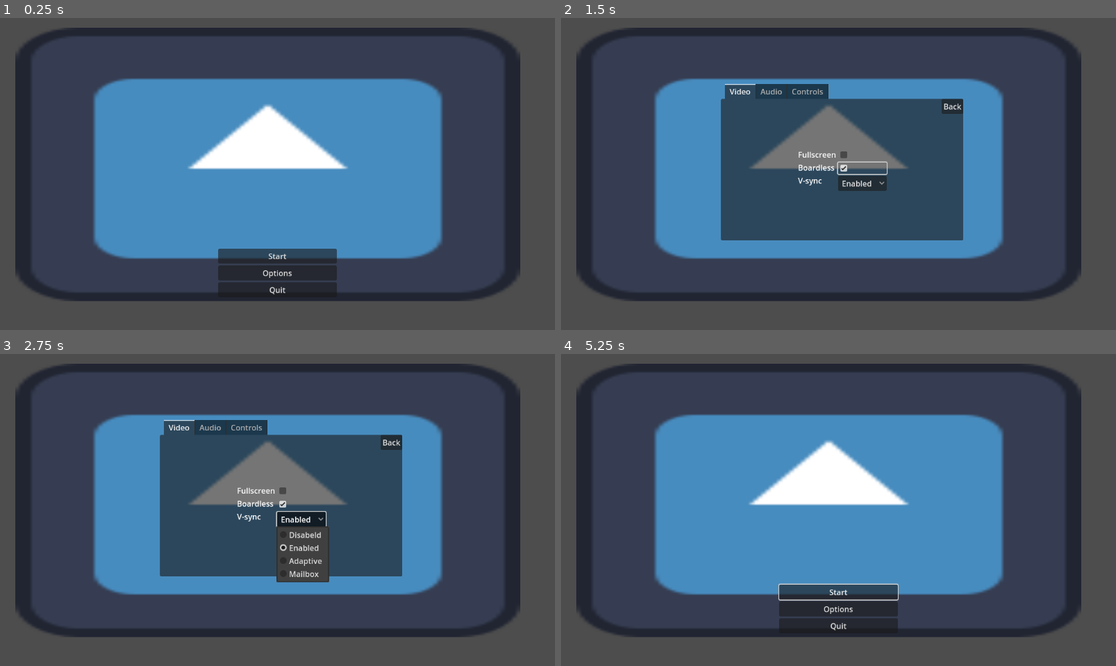
Above: before the commit, frames 1-4 (two rows, left to right).
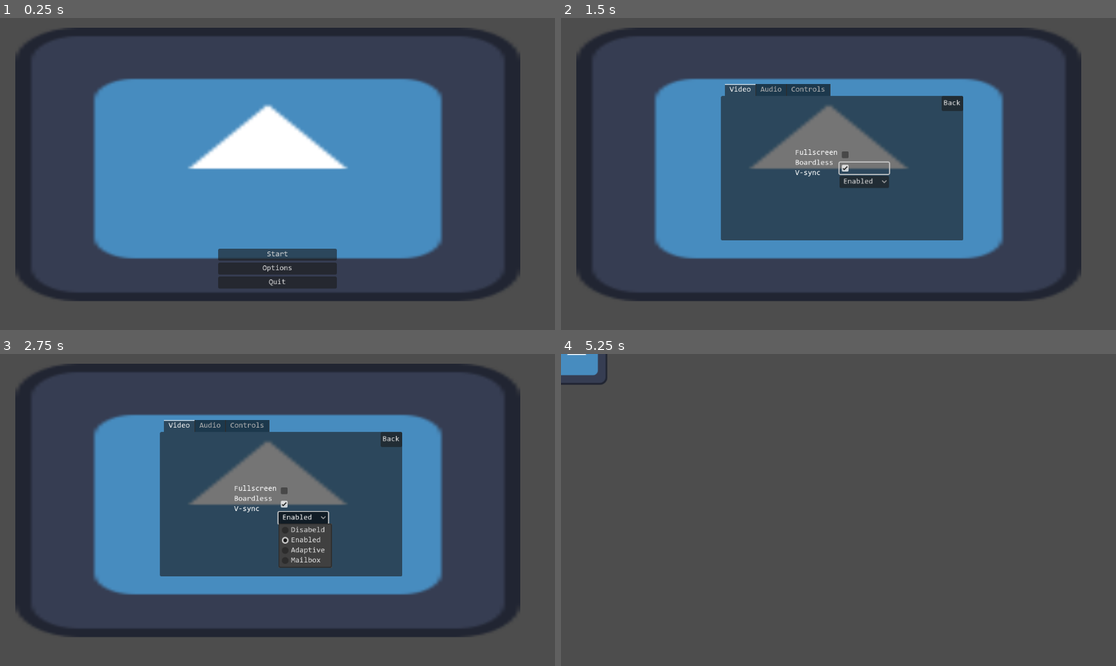
Above: after the commit, the same moments.

Repository: YogiWiguna/Main_Menu-14-1-2024-
Game: Godot game, scene res://scenes/Main Menu/main_menu.tscn
Same seed, same stepped clock (60 frames per second), same inputs: the game is played once before the commit and once after it. Before the commit the project has no main scene; this scene is started directly in both runs. The engine's default icon, where the game draws it, is replaced by a stand-in: a white triangle on a blue panel in a dark square.
Inputs (mouse positions are in pixels of both pictures, inside the frame that each line leads up to; where the layout moved, square brackets give the same spot in the first picture):
- Up to frame 1 (0.25 s): no input
- Up to frame 2 (1.5 s): click "Options" at 0.5 s; click (866, 167) [860, 167] at 1.25 s
- Up to frame 3 (2.75 s): click "Enabled" at 2 s
- Up to frame 4 (5.25 s): click "Back" at 2.75 s; click "Start" at 3.5 s; click (838, 591) at 4.25 s, where only the run before the commit has a clickable "Start"; tap Enter at 5 s; move the mouse to (960, 494) at 5.02 s; hold D (move_right) from 5.03 s (still down); click (960, 494) at 5.1 s

The runs differ from the first frame. In frame 1, 0.9% of the frame differs, in the area x 39-61%, y 74-89%; in frame 2, 1.2%; in frame 3, 2.1%; in frame 4, 49%, in the area x 0-94%, y 0-91%.

Commit message:
Error in arrow key and back to pause menu

Diff:
--- a/project.godot
+++ b/project.godot
@@ -11,6 +11,7 @@
 [application]
 
 config/name="Main Menu (16BitDev)"
+run/main_scene="res://scenes/Main Menu/main_menu.tscn"
 config/features=PackedStringArray("4.2", "GL Compatibility")
 config/icon="res://icon.svg"
 
--- a/scenes/Action Button/input_button.tscn
+++ b/scenes/Action Button/input_button.tscn
@@ -1,4 +1,6 @@
-[gd_scene load_steps=4 format=3 uid="uid://rjqb5h7lykod"]
+[gd_scene load_steps=5 format=3 uid="uid://rjqb5h7lykod"]
+
+[ext_resource type="Theme" uid="uid://cwnrmxn0gcsms" path="res://scenes/default_theme.tres" id="1_mcr11"]
 
 [sub_resource type="StyleBoxFlat" id="StyleBoxFlat_ujwp0"]
 bg_color = Color(0, 0, 0, 0.392157)
@@ -15,6 +17,7 @@
 offset_bottom = 8.0
 grow_horizontal = 2
 focus_mode = 0
+theme = ExtResource("1_mcr11")
 theme_override_styles/normal = SubResource("StyleBoxFlat_ujwp0")
 theme_override_styles/hover = SubResource("StyleBoxFlat_2s1pq")
 theme_override_styles/pressed = SubResource("StyleBoxFlat_2s1pq")
--- /dev/null
+++ b/scenes/Levels/level.gd
@@ -0,0 +1,8 @@
+extends Node2D
+
+@onready var settings = $Settings
+
+var setting = true
+# Called when the node enters the scene tree for the first time.
+func _ready():
+	pass # Replace with function body.
--- /dev/null
+++ b/scenes/Levels/level.tscn
@@ -0,0 +1,33 @@
+[gd_scene load_steps=4 format=3 uid="uid://bpkndc3tjtaa5"]
+
+[ext_resource type="PackedScene" uid="uid://dacicae3715us" path="res://scenes/Player/player.tscn" id="1_25mqu"]
+[ext_resource type="PackedScene" uid="uid://ch3s87qxbxmu7" path="res://scenes/Settings/settings.tscn" id="3_ci515"]
+[ext_resource type="PackedScene" uid="uid://c3xk1whxa6ux6" path="res://scenes/Pause Menu/pause_menu.tscn" id="4_tkd0o"]
+
+[node name="Level" type="Node2D"]
+
+[node name="Player" parent="." instance=ExtResource("1_25mqu")]
+
+[node name="CanvasLayer" type="CanvasLayer" parent="."]
+
+[node name="PauseMenu" parent="CanvasLayer" instance=ExtResource("4_tkd0o")]
+visible = false
+
+[node name="CanvasLayer2" type="CanvasLayer" parent="."]
+layer = 2
+
+[node name="ColorRect" type="ColorRect" parent="CanvasLayer2"]
+visible = false
+self_modulate = Color(0.141176, 0.141176, 0.141176, 0.686275)
+anchors_preset = 15
+anchor_right = 1.0
+anchor_bottom = 1.0
+grow_horizontal = 2
+grow_vertical = 2
+
+[node name="Settings" parent="CanvasLayer2" instance=ExtResource("3_ci515")]
+visible = false
+offset_left = 328.0
+offset_top = 145.0
+offset_right = -321.0
+offset_bottom = -178.0
--- a/scenes/Main Menu/back_button.gd
+++ b/scenes/Main Menu/back_button.gd
@@ -1,9 +1,9 @@
 extends Button
 
-@onready var main_menu = %MainMenu
-@onready var settings = %Settings
+@onready var settings = $"../.."
+@onready var main_menu = get_node("/root/MainMenu/UI/MainMenu")
 
 
 func _on_pressed():
+	settings.hide()
 	main_menu.show()
-	settings.hide()
--- a/scenes/Main Menu/main_menu.tscn
+++ b/scenes/Main Menu/main_menu.tscn
@@ -1,19 +1,18 @@
-[gd_scene load_steps=9 format=3 uid="uid://dceb3dbdyfwg6"]
+[gd_scene load_steps=7 format=3 uid="uid://dceb3dbdyfwg6"]
 
 [ext_resource type="Texture2D" uid="uid://smk38dactbt" path="res://icon.svg" id="1_5spkm"]
 [ext_resource type="Script" path="res://scenes/Main Menu/options.gd" id="1_deqxt"]
-[ext_resource type="Script" path="res://scenes/Main Menu/video.gd" id="1_e7vy3"]
 [ext_resource type="Script" path="res://scenes/Main Menu/quit.gd" id="2_honwf"]
-[ext_resource type="Script" path="res://scenes/Main Menu/audio.gd" id="2_t683w"]
-[ext_resource type="Script" path="res://scenes/Main Menu/back_button.gd" id="3_2ed11"]
-[ext_resource type="Script" path="res://scenes/Main Menu/controls.gd" id="7_1hxbg"]
-[ext_resource type="PackedScene" uid="uid://rjqb5h7lykod" path="res://scenes/Action Button/input_button.tscn" id="9_a2rwk"]
+[ext_resource type="Theme" uid="uid://cwnrmxn0gcsms" path="res://scenes/default_theme.tres" id="2_hxu5t"]
+[ext_resource type="Script" path="res://scenes/Main Menu/start.gd" id="2_m43ss"]
+[ext_resource type="PackedScene" uid="uid://ch3s87qxbxmu7" path="res://scenes/Settings/settings.tscn" id="5_x8n4f"]
 
-[node name="Main Menu" type="Node2D"]
+[node name="MainMenu" type="Node2D"]
+process_mode = 3
 
 [node name="UI" type="CanvasLayer" parent="."]
 
-[node name="VBoxContainer" type="VBoxContainer" parent="UI"]
+[node name="Background" type="VBoxContainer" parent="UI"]
 anchors_preset = 8
 anchor_left = 0.5
 anchor_top = 0.5
@@ -26,7 +25,7 @@
 grow_horizontal = 2
 grow_vertical = 2
 
-[node name="Background" type="Sprite2D" parent="UI/VBoxContainer"]
+[node name="Background" type="Sprite2D" parent="UI/Background"]
 scale = Vector2(8.1875, 4.4375)
 texture = ExtResource("1_5spkm")
 
@@ -43,10 +42,12 @@
 offset_bottom = -68.0
 grow_horizontal = 2
 grow_vertical = 0
+theme = ExtResource("2_hxu5t")
 
 [node name="Start" type="Button" parent="UI/MainMenu"]
 layout_mode = 2
 text = "Start"
+script = ExtResource("2_m43ss")
 
 [node name="Options" type="Button" parent="UI/MainMenu"]
 layout_mode = 2
@@ -58,231 +59,10 @@
 text = "Quit"
 script = ExtResource("2_honwf")
 
-[node name="Settings" type="TabContainer" parent="UI"]
+[node name="Settings" parent="UI" instance=ExtResource("5_x8n4f")]
 unique_name_in_owner = true
 visible = false
-anchors_preset = 15
-anchor_right = 1.0
-anchor_bottom = 1.0
-offset_left = 332.0
-offset_top = 137.0
-offset_right = -317.0
-offset_bottom = -186.0
-grow_horizontal = 2
-grow_vertical = 2
 
-[node name="Video" type="TabBar" parent="UI/Settings"]
-layout_mode = 2
-script = ExtResource("1_e7vy3")
-
-[node name="HBoxContainer" type="HBoxContainer" parent="UI/Settings/Video"]
-layout_mode = 1
-anchors_preset = 8
-anchor_left = 0.5
-anchor_top = 0.5
-anchor_right = 0.5
-anchor_bottom = 0.5
-offset_left = -20.0
-offset_top = -20.0
-offset_right = 20.0
-offset_bottom = 20.0
-grow_horizontal = 2
-grow_vertical = 2
-
-[node name="VBoxContainer" type="VBoxContainer" parent="UI/Settings/Video/HBoxContainer"]
-layout_mode = 2
-
-[node name="Fullscreen" type="Label" parent="UI/Settings/Video/HBoxContainer/VBoxContainer"]
-layout_mode = 2
-text = "Fullscreen"
-
-[node name="Borderless" type="Label" parent="UI/Settings/Video/HBoxContainer/VBoxContainer"]
-layout_mode = 2
-text = "Boardless"
-
-[node name="Vsync" type="Label" parent="UI/Settings/Video/HBoxContainer/VBoxContainer"]
-layout_mode = 2
-text = "V-sync"
-
-[node name="VBoxContainer2" type="VBoxContainer" parent="UI/Settings/Video/HBoxContainer"]
-layout_mode = 2
-
-[node name="Fullscreen" type="CheckBox" parent="UI/Settings/Video/HBoxContainer/VBoxContainer2"]
-unique_name_in_owner = true
-layout_mode = 2
-
-[node name="Borderless" type="CheckBox" parent="UI/Settings/Video/HBoxContainer/VBoxContainer2"]
-unique_name_in_owner = true
-layout_mode = 2
-
-[node name="Vsync" type="OptionButton" parent="UI/Settings/Video/HBoxContainer/VBoxContainer2"]
-unique_name_in_owner = true
-layout_mode = 2
-item_count = 4
-selected = 1
-popup/item_0/text = "Disabeld"
-popup/item_0/id = 0
-popup/item_1/text = "Enabled"
-popup/item_1/id = 1
-popup/item_2/text = "Adaptive"
-popup/item_2/id = 2
-popup/item_3/text = "Mailbox"
-popup/item_3/id = 3
-
-[node name="BackButton" type="Button" parent="UI/Settings/Video"]
-layout_mode = 1
-anchors_preset = 1
-anchor_left = 1.0
-anchor_right = 1.0
-offset_left = -45.0
-offset_bottom = 31.0
-grow_horizontal = 0
-text = "Back"
-script = ExtResource("3_2ed11")
-
-[node name="Audio" type="TabBar" parent="UI/Settings"]
-visible = false
-layout_mode = 2
-script = ExtResource("2_t683w")
-
-[node name="HBoxContainer" type="HBoxContainer" parent="UI/Settings/Audio"]
-layout_mode = 1
-anchors_preset = 8
-anchor_left = 0.5
-anchor_top = 0.5
-anchor_right = 0.5
-anchor_bottom = 0.5
-offset_left = -27.5
-offset_top = -43.0
-offset_right = 27.5
-offset_bottom = 43.0
-grow_horizontal = 2
-grow_vertical = 2
-
-[node name="VBoxContainer" type="VBoxContainer" parent="UI/Settings/Audio/HBoxContainer"]
-layout_mode = 2
-
-[node name="Master" type="Label" parent="UI/Settings/Audio/HBoxContainer/VBoxContainer"]
-layout_mode = 2
-text = "Master"
-
-[node name="Musci" type="Label" parent="UI/Settings/Audio/HBoxContainer/VBoxContainer"]
-layout_mode = 2
-text = "Music"
-
-[node name="SFX" type="Label" parent="UI/Settings/Audio/HBoxContainer/VBoxContainer"]
-layout_mode = 2
-text = "SFX"
-
-[node name="VBoxContainer2" type="VBoxContainer" parent="UI/Settings/Audio/HBoxContainer"]
-custom_minimum_size = Vector2(100, 0)
-layout_mode = 2
-
-[node name="Master" type="HSlider" parent="UI/Settings/Audio/HBoxContainer/VBoxContainer2"]
-unique_name_in_owner = true
-layout_mode = 2
-size_flags_vertical = 6
-max_value = 1.0
-step = 0.05
-
-[node name="Music" type="HSlider" parent="UI/Settings/Audio/HBoxContainer/VBoxContainer2"]
-unique_name_in_owner = true
-layout_mode = 2
-size_flags_vertical = 6
-max_value = 1.0
-step = 0.05
-
-[node name="SFX" type="HSlider" parent="UI/Settings/Audio/HBoxContainer/VBoxContainer2"]
-unique_name_in_owner = true
-layout_mode = 2
-size_flags_vertical = 6
-max_value = 1.0
-step = 0.05
-
-[node name="BackButton" type="Button" parent="UI/Settings/Audio"]
-layout_mode = 1
-anchors_preset = 1
-anchor_left = 1.0
-anchor_right = 1.0
-offset_left = -45.0
-offset_bottom = 31.0
-grow_horizontal = 0
-text = "Back"
-script = ExtResource("3_2ed11")
-
-[node name="Controls" type="TabBar" parent="UI/Settings"]
-visible = false
-layout_mode = 2
-script = ExtResource("7_1hxbg")
-
-[node name="Control" type="Control" parent="UI/Settings/Controls"]
-layout_mode = 1
-anchors_preset = 15
-anchor_right = 1.0
-anchor_bottom = 1.0
-grow_horizontal = 2
-grow_vertical = 2
-
-[node name="PanelContainer" type="PanelContainer" parent="UI/Settings/Controls/Control"]
-self_modulate = Color(1, 1, 1, 0.631373)
-layout_mode = 1
-anchors_preset = 8
-anchor_left = 0.5
-anchor_top = 0.5
-anchor_right = 0.5
-anchor_bottom = 0.5
-offset_left = -209.0
-offset_top = -130.0
-offset_right = 209.0
-offset_bottom = 130.0
-grow_horizontal = 2
-grow_vertical = 2
-
-[node name="MarginContainer" type="MarginContainer" parent="UI/Settings/Controls/Control/PanelContainer"]
-layout_mode = 2
-theme_override_constants/margin_left = 8
-theme_override_constants/margin_top = 8
-theme_override_constants/margin_right = 8
-theme_override_constants/margin_bottom = 8
-
-[node name="VBoxContainer" type="VBoxContainer" parent="UI/Settings/Controls/Control/PanelContainer/MarginContainer"]
-layout_mode = 2
-
-[node name="ScrollContainer" type="ScrollContainer" parent="UI/Settings/Controls/Control/PanelContainer/MarginContainer/VBoxContainer"]
-layout_mode = 2
-size_flags_vertical = 3
-
-[node name="ActionList" type="VBoxContainer" parent="UI/Settings/Controls/Control/PanelContainer/MarginContainer/VBoxContainer/ScrollContainer"]
-layout_mode = 2
-size_flags_horizontal = 3
-
-[node name="InputButton" parent="UI/Settings/Controls/Control/PanelContainer/MarginContainer/VBoxContainer/ScrollContainer/ActionList" instance=ExtResource("9_a2rwk")]
-layout_mode = 2
-
-[node name="ResetButton" type="Button" parent="UI/Settings/Controls/Control/PanelContainer/MarginContainer/VBoxContainer"]
-layout_mode = 2
-text = "Reset Button"
-
-[node name="BackButton" type="Button" parent="UI/Settings/Controls"]
-layout_mode = 1
-anchors_preset = 1
-anchor_left = 1.0
-anchor_right = 1.0
-offset_left = -45.0
-offset_bottom = 31.0
-grow_horizontal = 0
-text = "Back"
-script = ExtResource("3_2ed11")
-
+[connection signal="pressed" from="UI/MainMenu/Start" to="UI/MainMenu/Start" method="_on_pressed"]
 [connection signal="pressed" from="UI/MainMenu/Options" to="UI/MainMenu/Options" method="_on_pressed"]
 [connection signal="pressed" from="UI/MainMenu/Quit" to="UI/MainMenu/Quit" method="_on_pressed"]
-[connection signal="toggled" from="UI/Settings/Video/HBoxContainer/VBoxContainer2/Fullscreen" to="UI/Settings/Video" method="_on_fullscreen_toggled"]
-[connection signal="toggled" from="UI/Settings/Video/HBoxContainer/VBoxContainer2/Borderless" to="UI/Settings/Video" method="_on_borderless_toggled"]
-[connection signal="item_selected" from="UI/Settings/Video/HBoxContainer/VBoxContainer2/Vsync" to="UI/Settings/Video" method="_on_vsync_item_selected"]
-[connection signal="pressed" from="UI/Settings/Video/BackButton" to="UI/Settings/Video/BackButton" method="_on_pressed"]
-[connection signal="value_changed" from="UI/Settings/Audio/HBoxContainer/VBoxContainer2/Master" to="UI/Settings/Audio" method="_on_master_value_changed"]
-[connection signal="value_changed" from="UI/Settings/Audio/HBoxContainer/VBoxContainer2/Music" to="UI/Settings/Audio" method="_on_music_value_changed"]
-[connection signal="value_changed" from="UI/Settings/Audio/HBoxContainer/VBoxContainer2/SFX" to="UI/Settings/Audio" method="_on_sfx_value_changed"]
-[connection signal="pressed" from="UI/Settings/Audio/BackButton" to="UI/Settings/Audio/BackButton" method="_on_pressed"]
-[connection signal="pressed" from="UI/Settings/Controls/Control/PanelContainer/MarginContainer/VBoxContainer/ResetButton" to="UI/Settings/Controls" method="_on_reset_button_pressed"]
-[connection signal="pressed" from="UI/Settings/Controls/BackButton" to="UI/Settings/Controls/BackButton" method="_on_pressed"]
--- /dev/null
+++ b/scenes/Main Menu/start.gd
@@ -0,0 +1,5 @@
+extends Button
+
+
+func _on_pressed():
+	get_tree().change_scene_to_file("res://scenes/Levels/level.tscn")
--- /dev/null
+++ b/scenes/Pause Menu/pause_menu.gd
@@ -0,0 +1,31 @@
+extends Control
+
+@onready var settings = $"../../CanvasLayer2/Settings"
+@onready var color_rect = $"../../CanvasLayer2/ColorRect"
+
+var is_paused: bool = false:
+	set = set_paused
+
+func _unhandled_input(event):
+	if event.is_action_pressed("ui_cancel"):
+		is_paused = !is_paused
+
+
+
+func set_paused(value:bool):
+	is_paused = value
+	get_tree().paused = is_paused
+	visible = is_paused
+
+
+func _on_resume_button_pressed():
+	is_paused = false
+
+
+func _on_setting_button_pressed():
+	settings.show()
+	color_rect.show()
+	self.hide()
+
+func _on_main_menu_button_pressed():
+	get_tree().change_scene_to_file("res://scenes/Main Menu/main_menu.tscn")
--- /dev/null
+++ b/scenes/Pause Menu/pause_menu.tscn
@@ -0,0 +1,60 @@
+[gd_scene load_steps=3 format=3 uid="uid://c3xk1whxa6ux6"]
+
+[ext_resource type="Theme" uid="uid://cwnrmxn0gcsms" path="res://scenes/default_theme.tres" id="1_k5eps"]
+[ext_resource type="Script" path="res://scenes/Pause Menu/pause_menu.gd" id="2_pev4c"]
+
+[node name="PauseMenu" type="Control"]
+process_mode = 3
+layout_mode = 3
+anchors_preset = 15
+anchor_right = 1.0
+anchor_bottom = 1.0
+grow_horizontal = 2
+grow_vertical = 2
+theme = ExtResource("1_k5eps")
+script = ExtResource("2_pev4c")
+
+[node name="ColorRect" type="ColorRect" parent="."]
+self_modulate = Color(0.215686, 0.215686, 0.215686, 0.443137)
+layout_mode = 1
+anchors_preset = 15
+anchor_right = 1.0
+anchor_bottom = 1.0
+grow_horizontal = 2
+grow_vertical = 2
+
+[node name="GridContainer" type="GridContainer" parent="."]
+layout_mode = 1
+anchors_preset = 8
+anchor_left = 0.5
+anchor_top = 0.5
+anchor_right = 0.5
+anchor_bottom = 0.5
+offset_left = -20.0
+offset_top = -20.0
+offset_right = 20.0
+offset_bottom = 20.0
+grow_horizontal = 2
+grow_vertical = 2
+theme_override_constants/v_separation = 8
+
+[node name="Label" type="Label" parent="GridContainer"]
+layout_mode = 2
+text = "Paused"
+horizontal_alignment = 1
+
+[node name="ResumeButton" type="Button" parent="GridContainer"]
+layout_mode = 2
+text = "Resume Game"
+
+[node name="SettingButton" type="Button" parent="GridContainer"]
+layout_mode = 2
+text = "Settings"
+
+[node name="MainMenuButton" type="Button" parent="GridContainer"]
+layout_mode = 2
+text = "Main Menu"
+
+[connection signal="pressed" from="GridContainer/ResumeButton" to="." method="_on_resume_button_pressed"]
+[connection signal="pressed" from="GridContainer/SettingButton" to="." method="_on_setting_button_pressed"]
+[connection signal="pressed" from="GridContainer/MainMenuButton" to="." method="_on_main_menu_button_pressed"]
--- /dev/null
+++ b/scenes/Player/player.gd
@@ -0,0 +1,31 @@
+extends CharacterBody2D
+
+
+const max_speed = 400
+const accel = 1500
+const friction = 600
+
+var input = Vector2.ZERO
+
+
+func _physics_process(delta):
+	player_movement(delta)
+
+func get_input():
+	input.x = int(Input.is_action_pressed("move_right")) - int(Input.is_action_pressed("move_left"))
+	input.y = int(Input.is_action_pressed("move_down")) - int(Input.is_action_pressed("move_up"))
+	return input.normalized()
+
+func player_movement(delta):
+	input = get_input()
+
+	if input == Vector2.ZERO:
+		if velocity.length() > (friction * delta):
+			velocity -= velocity.normalized() * (friction * delta)
+		else:
+			velocity = Vector2.ZERO
+	else:
+		velocity += (input * accel * delta)
+		velocity = velocity.limit_length(max_speed)
+
+	move_and_slide()
--- /dev/null
+++ b/scenes/Player/player.tscn
@@ -0,0 +1,16 @@
+[gd_scene load_steps=4 format=3 uid="uid://dacicae3715us"]
+
+[ext_resource type="Texture2D" uid="uid://smk38dactbt" path="res://icon.svg" id="1_4tbyh"]
+[ext_resource type="Script" path="res://scenes/Player/player.gd" id="1_vogy8"]
+
+[sub_resource type="RectangleShape2D" id="RectangleShape2D_qcauv"]
+size = Vector2(120, 120)
+
+[node name="Player" type="CharacterBody2D"]
+script = ExtResource("1_vogy8")
+
+[node name="Sprite2D" type="Sprite2D" parent="."]
+texture = ExtResource("1_4tbyh")
+
+[node name="CollisionShape2D" type="CollisionShape2D" parent="."]
+shape = SubResource("RectangleShape2D_qcauv")
--- /dev/null
+++ b/scenes/Settings/settings.tscn
@@ -0,0 +1,235 @@
+[gd_scene load_steps=7 format=3 uid="uid://ch3s87qxbxmu7"]
+
+[ext_resource type="Theme" uid="uid://cwnrmxn0gcsms" path="res://scenes/default_theme.tres" id="1_afeyq"]
+[ext_resource type="Script" path="res://scenes/Main Menu/video.gd" id="1_puxvy"]
+[ext_resource type="Script" path="res://scenes/Main Menu/back_button.gd" id="2_rpml0"]
+[ext_resource type="Script" path="res://scenes/Main Menu/audio.gd" id="3_6g3pk"]
+[ext_resource type="Script" path="res://scenes/Main Menu/controls.gd" id="4_h1og6"]
+[ext_resource type="PackedScene" uid="uid://rjqb5h7lykod" path="res://scenes/Action Button/input_button.tscn" id="5_l6o2b"]
+
+[node name="Settings" type="TabContainer"]
+process_mode = 3
+anchors_preset = 15
+anchor_right = 1.0
+anchor_bottom = 1.0
+offset_left = 332.0
+offset_top = 137.0
+offset_right = -317.0
+offset_bottom = -186.0
+grow_horizontal = 2
+grow_vertical = 2
+theme = ExtResource("1_afeyq")
+
+[node name="Video" type="TabBar" parent="."]
+layout_mode = 2
+script = ExtResource("1_puxvy")
+
+[node name="HBoxContainer" type="HBoxContainer" parent="Video"]
+layout_mode = 1
+anchors_preset = 8
+anchor_left = 0.5
+anchor_top = 0.5
+anchor_right = 0.5
+anchor_bottom = 0.5
+offset_left = -20.0
+offset_top = -20.0
+offset_right = 20.0
+offset_bottom = 20.0
+grow_horizontal = 2
+grow_vertical = 2
+
+[node name="VBoxContainer" type="VBoxContainer" parent="Video/HBoxContainer"]
+layout_mode = 2
+
+[node name="Fullscreen" type="Label" parent="Video/HBoxContainer/VBoxContainer"]
+layout_mode = 2
+text = "Fullscreen"
+
+[node name="Borderless" type="Label" parent="Video/HBoxContainer/VBoxContainer"]
+layout_mode = 2
+text = "Boardless"
+
+[node name="Vsync" type="Label" parent="Video/HBoxContainer/VBoxContainer"]
+layout_mode = 2
+text = "V-sync"
+
+[node name="VBoxContainer2" type="VBoxContainer" parent="Video/HBoxContainer"]
+layout_mode = 2
+
+[node name="Fullscreen" type="CheckBox" parent="Video/HBoxContainer/VBoxContainer2"]
+unique_name_in_owner = true
+layout_mode = 2
+
+[node name="Borderless" type="CheckBox" parent="Video/HBoxContainer/VBoxContainer2"]
+unique_name_in_owner = true
+layout_mode = 2
+
+[node name="Vsync" type="OptionButton" parent="Video/HBoxContainer/VBoxContainer2"]
+unique_name_in_owner = true
+layout_mode = 2
+item_count = 4
+selected = 1
+popup/item_0/text = "Disabeld"
+popup/item_0/id = 0
+popup/item_1/text = "Enabled"
+popup/item_1/id = 1
+popup/item_2/text = "Adaptive"
+popup/item_2/id = 2
+popup/item_3/text = "Mailbox"
+popup/item_3/id = 3
+
+[node name="BackButton" type="Button" parent="Video"]
+layout_mode = 1
+anchors_preset = 1
+anchor_left = 1.0
+anchor_right = 1.0
+offset_left = -45.0
+offset_bottom = 31.0
+grow_horizontal = 0
+text = "Back"
+script = ExtResource("2_rpml0")
+
+[node name="Audio" type="TabBar" parent="."]
+visible = false
+layout_mode = 2
+script = ExtResource("3_6g3pk")
+
+[node name="HBoxContainer" type="HBoxContainer" parent="Audio"]
+layout_mode = 1
+anchors_preset = 8
+anchor_left = 0.5
+anchor_top = 0.5
+anchor_right = 0.5
+anchor_bottom = 0.5
+offset_left = -27.5
+offset_top = -43.0
+offset_right = 27.5
+offset_bottom = 43.0
+grow_horizontal = 2
+grow_vertical = 2
+
+[node name="VBoxContainer" type="VBoxContainer" parent="Audio/HBoxContainer"]
+layout_mode = 2
+
+[node name="Master" type="Label" parent="Audio/HBoxContainer/VBoxContainer"]
+layout_mode = 2
+text = "Master"
+
+[node name="Musci" type="Label" parent="Audio/HBoxContainer/VBoxContainer"]
+layout_mode = 2
+text = "Music"
+
+[node name="SFX" type="Label" parent="Audio/HBoxContainer/VBoxContainer"]
+layout_mode = 2
+text = "SFX"
+
+[node name="VBoxContainer2" type="VBoxContainer" parent="Audio/HBoxContainer"]
+custom_minimum_size = Vector2(100, 0)
+layout_mode = 2
+
+[node name="Master" type="HSlider" parent="Audio/HBoxContainer/VBoxContainer2"]
+unique_name_in_owner = true
+layout_mode = 2
+size_flags_vertical = 6
+max_value = 1.0
+step = 0.05
+
+[node name="Music" type="HSlider" parent="Audio/HBoxContainer/VBoxContainer2"]
+unique_name_in_owner = true
+layout_mode = 2
+size_flags_vertical = 6
+max_value = 1.0
+step = 0.05
+
+[node name="SFX" type="HSlider" parent="Audio/HBoxContainer/VBoxContainer2"]
+unique_name_in_owner = true
+layout_mode = 2
+size_flags_vertical = 6
+max_value = 1.0
+step = 0.05
+
+[node name="BackButton" type="Button" parent="Audio"]
+layout_mode = 1
+anchors_preset = 1
+anchor_left = 1.0
+anchor_right = 1.0
+offset_left = -45.0
+offset_bottom = 31.0
+grow_horizontal = 0
+text = "Back"
+script = ExtResource("2_rpml0")
+
+[node name="Controls" type="TabBar" parent="."]
+visible = false
+layout_mode = 2
+script = ExtResource("4_h1og6")
+
+[node name="Control" type="Control" parent="Controls"]
+layout_mode = 1
+anchors_preset = 15
+anchor_right = 1.0
+anchor_bottom = 1.0
+grow_horizontal = 2
+grow_vertical = 2
+
+[node name="PanelContainer" type="PanelContainer" parent="Controls/Control"]
+self_modulate = Color(1, 1, 1, 0.631373)
+layout_mode = 1
+anchors_preset = 8
+anchor_left = 0.5
+anchor_top = 0.5
+anchor_right = 0.5
+anchor_bottom = 0.5
+offset_left = -209.0
+offset_top = -130.0
+offset_right = 209.0
+offset_bottom = 130.0
+grow_horizontal = 2
+grow_vertical = 2
+
+[node name="MarginContainer" type="MarginContainer" parent="Controls/Control/PanelContainer"]
+layout_mode = 2
+theme_override_constants/margin_left = 8
+theme_override_constants/margin_top = 8
+theme_override_constants/margin_right = 8
+theme_override_constants/margin_bottom = 8
+
+[node name="VBoxContainer" type="VBoxContainer" parent="Controls/Control/PanelContainer/MarginContainer"]
+layout_mode = 2
+
+[node name="ScrollContainer" type="ScrollContainer" parent="Controls/Control/PanelContainer/MarginContainer/VBoxContainer"]
+layout_mode = 2
+size_flags_vertical = 3
+
+[node name="ActionList" type="VBoxContainer" parent="Controls/Control/PanelContainer/MarginContainer/VBoxContainer/ScrollContainer"]
+layout_mode = 2
+size_flags_horizontal = 3
+
+[node name="InputButton" parent="Controls/Control/PanelContainer/MarginContainer/VBoxContainer/ScrollContainer/ActionList" instance=ExtResource("5_l6o2b")]
+layout_mode = 2
+
+[node name="ResetButton" type="Button" parent="Controls/Control/PanelContainer/MarginContainer/VBoxContainer"]
+layout_mode = 2
+text = "Reset Button"
+
+[node name="BackButton" type="Button" parent="Controls"]
+layout_mode = 1
+anchors_preset = 1
+anchor_left = 1.0
+anchor_right = 1.0
+offset_left = -45.0
+offset_bottom = 31.0
+grow_horizontal = 0
+text = "Back"
+script = ExtResource("2_rpml0")
+
+[connection signal="toggled" from="Video/HBoxContainer/VBoxContainer2/Fullscreen" to="Video" method="_on_fullscreen_toggled"]
+[connection signal="toggled" from="Video/HBoxContainer/VBoxContainer2/Borderless" to="Video" method="_on_borderless_toggled"]
+[connection signal="item_selected" from="Video/HBoxContainer/VBoxContainer2/Vsync" to="Video" method="_on_vsync_item_selected"]
+[connection signal="pressed" from="Video/BackButton" to="Video/BackButton" method="_on_pressed"]
+[connection signal="value_changed" from="Audio/HBoxContainer/VBoxContainer2/Master" to="Audio" method="_on_master_value_changed"]
+[connection signal="value_changed" from="Audio/HBoxContainer/VBoxContainer2/Music" to="Audio" method="_on_music_value_changed"]
+[connection signal="value_changed" from="Audio/HBoxContainer/VBoxContainer2/SFX" to="Audio" method="_on_sfx_value_changed"]
+[connection signal="pressed" from="Audio/BackButton" to="Audio/BackButton" method="_on_pressed"]
+[connection signal="pressed" from="Controls/Control/PanelContainer/MarginContainer/VBoxContainer/ResetButton" to="Controls" method="_on_reset_button_pressed"]
+[connection signal="pressed" from="Controls/BackButton" to="Controls/BackButton" method="_on_pressed"]
--- /dev/null
+++ b/scenes/default_theme.tres
@@ -0,0 +1,6 @@
+[gd_resource type="Theme" load_steps=2 format=3 uid="uid://cwnrmxn0gcsms"]
+
+[ext_resource type="FontFile" uid="uid://dy2lbf1hvlrr8" path="res://fonts/CONSOLA.TTF" id="1_tlulv"]
+
+[resource]
+default_font = ExtResource("1_tlulv")
Binary file added: fonts/CONSOLA.TTF
Not shown, added: fonts/CONSOLA.TTF.import
Binary file added: fonts/CONSOLAB.TTF
Not shown, added: fonts/CONSOLAB.TTF.import
Binary file added: fonts/CONSOLAI.TTF
Not shown, added: fonts/CONSOLAI.TTF.import
Binary file added: fonts/CONSOLAZ.TTF
Not shown, added: fonts/CONSOLAZ.TTF.import
